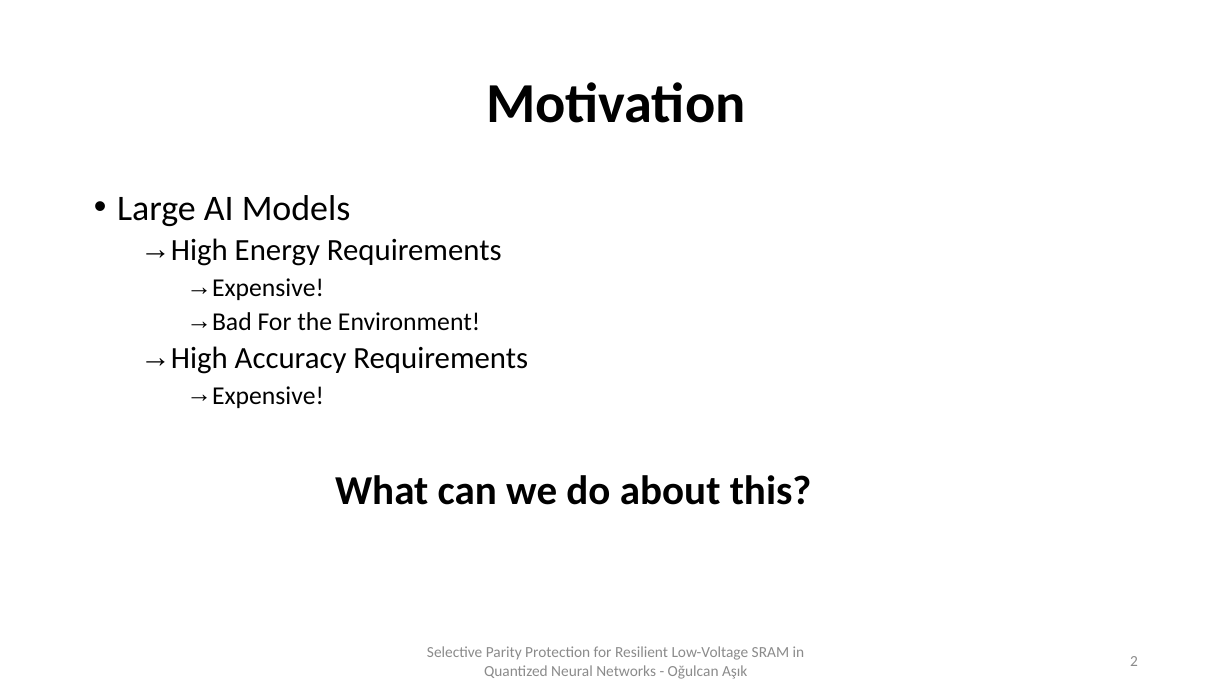
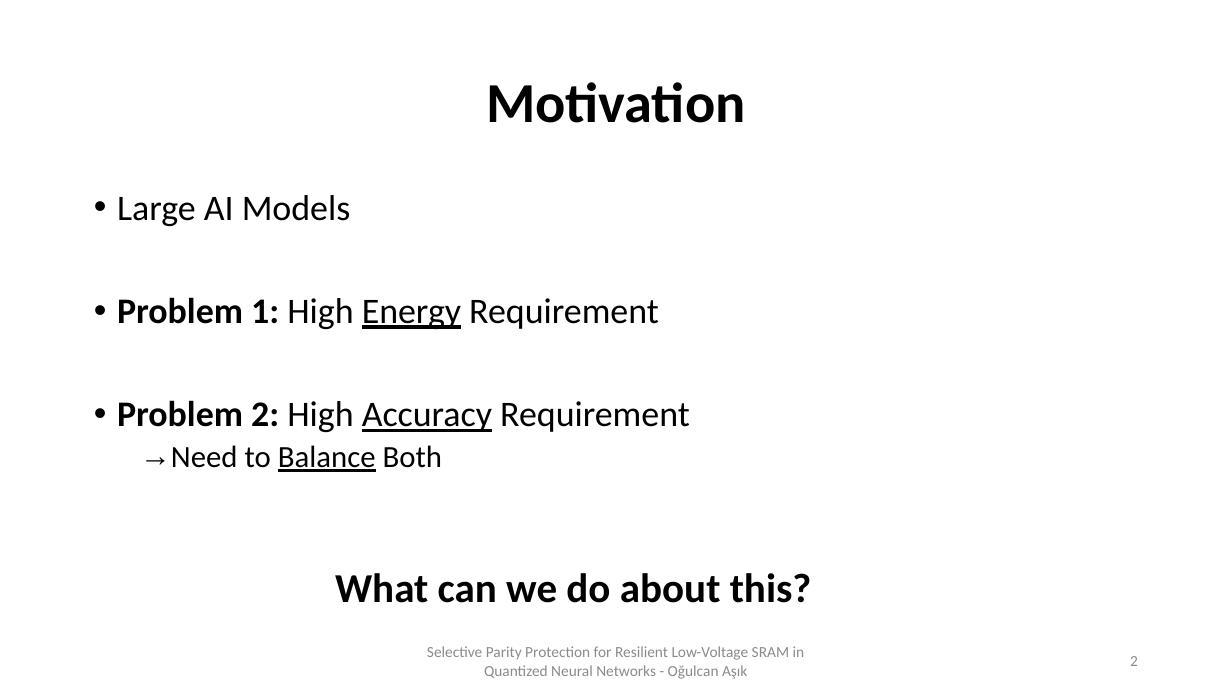
Before and after one commit to Xeadriel/ECC-SRAM-Simulation, a slide deck: slide 2 of Paper SRAM PDF/Selective Parity Protection for Resilient Low-Voltage SRAM in.pptx. Drawn at 1232x693 pixels with LibreOffice and Linux fonts; fonts in the diff are those of the drawing. Boxes give left, top, right and bottom in pixels: in the first picture for what was removed or moved away, otherwise in the second. Text is boxed around its words. In the diff, an @@ line names an element or a change of style, - is before the commit and + after.

```diff
--- a/Paper SRAM PDF/Selective Parity Protection for Resilient Low-Voltage SRAM in.pptx
+++ b/Paper SRAM PDF/Selective Parity Protection for Resilient Low-Voltage SRAM in.pptx
@@ text at (117,297,690,472): text changed; size 24 to 28 pt @@
-  → High Energy Requirements
-    → Expensive!
-    → Bad For the Environment!
-  → High Accuracy Requirements
-    → Expensive!
+• Problem 1: High Energy Requirement
+• Problem 2: High Accuracy Requirement
+  → Need to Balance Both
@@ text "What can we do about ...": place and size @@
-text "What can we do about ..." at (335,475,812,505)
+text "What can we do about ..." at (335,573,812,603)
```
Also in this commit, not shown: 13 other slides changed, 2 slides added, 3 slides removed, 4 other files.
